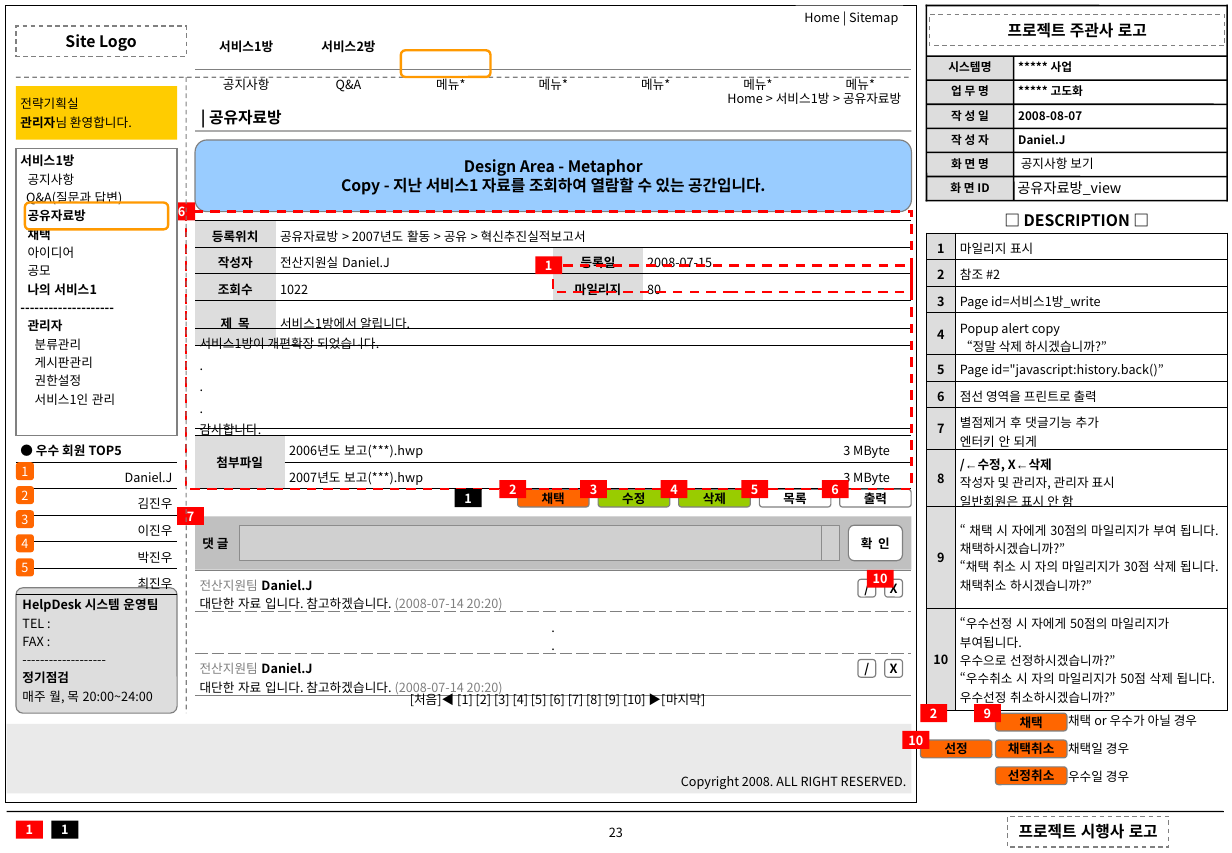
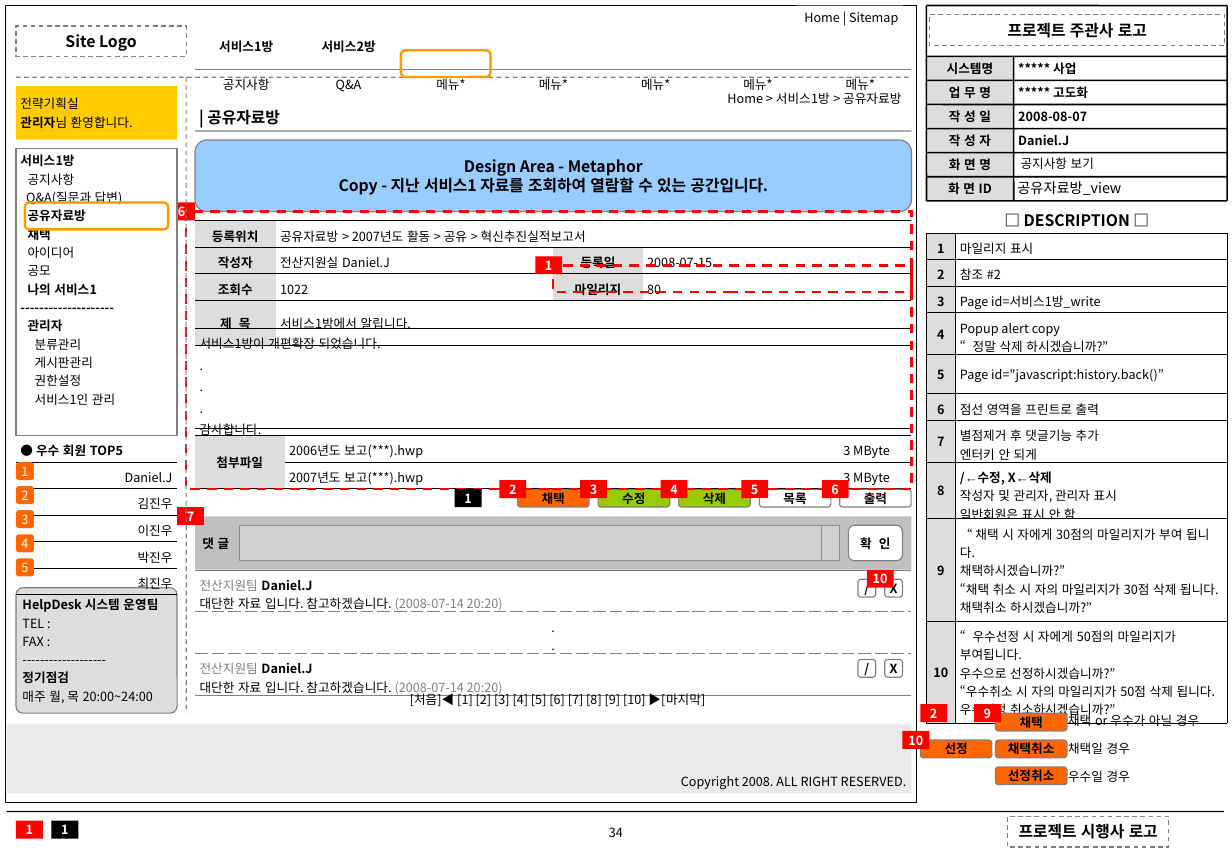
Before and after one commit to dahee2462/camping_community, a slide deck: slide 34 of 03.화면설계문서/04.설계문서/ex)화면설계서_v1.0.ppt (slide 23 before the commit). Drawn at 1232x853 pixels with LibreOffice and Linux fonts; fonts in the diff are those of the drawing; grey boxes stand for pictures. Boxes give left, top, right and bottom in pixels: in the first picture for what was removed or moved away, otherwise in the second. Text is boxed around its words. In the diff, an @@ line names an element or a change of style, - is before the commit and + after.

```diff
--- a/03.화면설계문서/04.설계문서/ex)화면설계서_v1.0.ppt
+++ b/03.화면설계문서/04.설계문서/ex)화면설계서_v1.0.ppt
@@ size 7.4 to 8 pt; line spacing 0.9 to 1 in 10 elements at (926,176,1014,200), (949,158,991,170), (1053,62,1076,74), (926,56,1014,80), (1018,111,1087,121), (949,110,991,122), (1018,135,1069,145), (949,134,991,146), (1053,86,1088,98), (949,86,991,98) @@
@@ table: place and size @@
-table at (926,202,1227,710)
+table at (926,202,1227,722)
@@ page number removed at (609,827,623,837) @@
-23
@@ page number added at (609,827,623,837), 8 pt, text #000000 @@
+34
```
Also in this commit, not shown: 25 other slides changed, 11 slides added, 8 other files.
